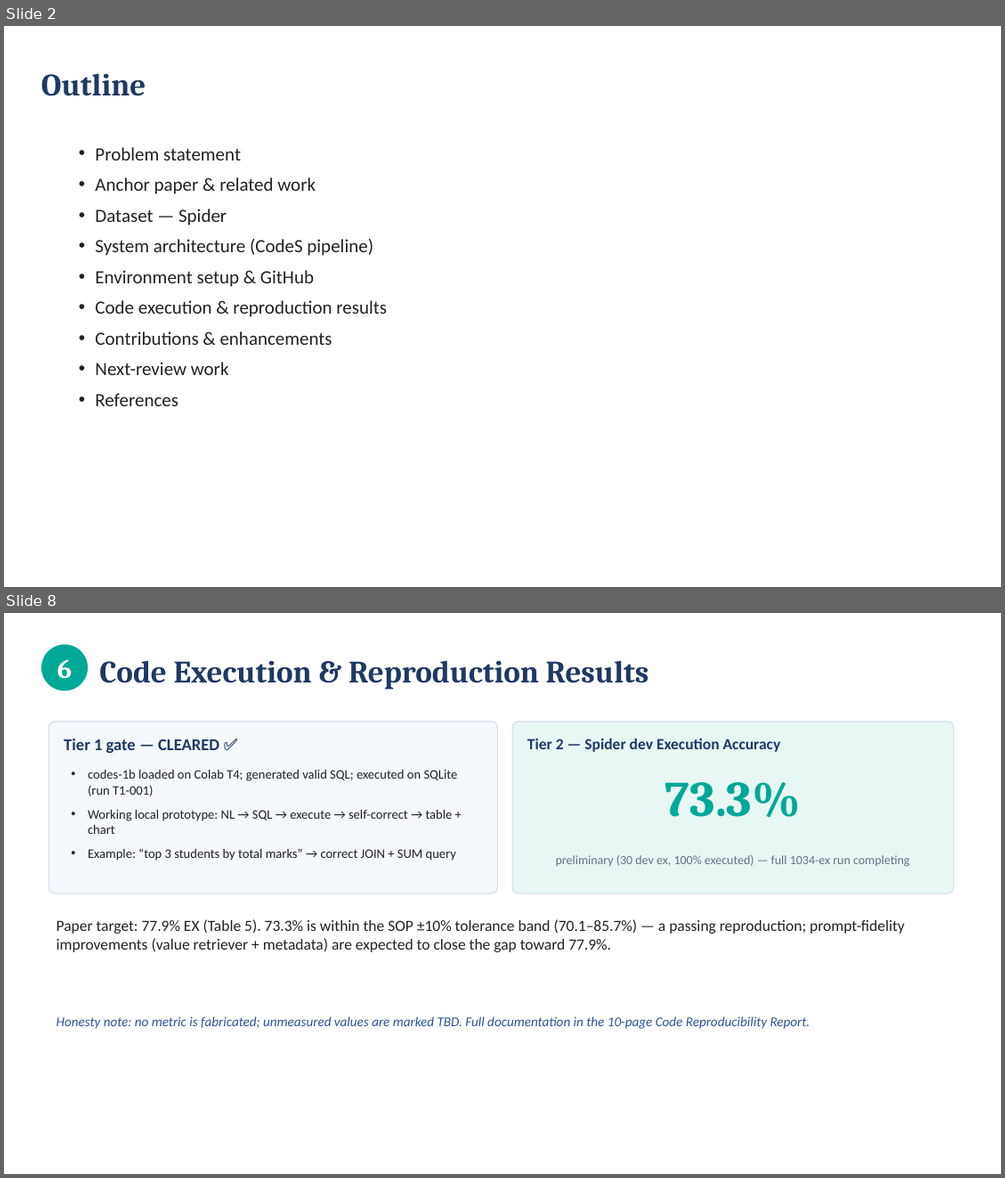
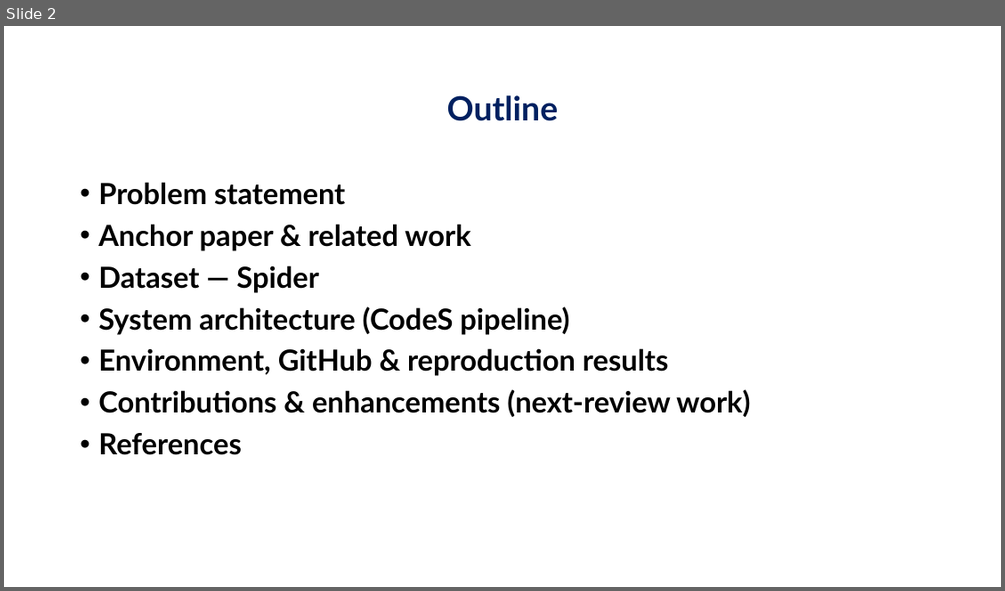
Before and after one commit to jayakanthh/QueryGenie, a slide deck: docs/reviews/Review2_QueryGenie.pptx. Shown one above the other, each under a label of ours: slides 2 and 8 before the commit, slide 2 after it; the slides between them are not shown. The pictures are 1005x1178 and 1005x591 pixels, drawn with LibreOffice and Linux fonts; fonts in the diff are those of the drawing; background and template pictures are left out. Boxes give left, top, right and bottom in pixels: in the first picture for what was removed or moved away, otherwise in the second. Text is boxed around its words. In the diff, an @@ line names an element or a change of style, - is before the commit and + after.

```diff
--- a/docs/reviews/Review2_QueryGenie.pptx
+++ b/docs/reviews/Review2_QueryGenie.pptx
@@ slide 8 removed at box(4, 613, 1001, 1174), background #FFFFFF @@
@@ ellipse removed at box(41, 644, 88, 690) @@
@@ text removed at box(57, 659, 72, 679) @@
-6
@@ text removed at box(99, 660, 649, 690) @@
-Code Execution & Reproduction Results
@@ rounded rectangle removed at box(48, 722, 498, 893) @@
@@ text removed at box(64, 738, 219, 753) @@
-Tier 1 gate — CLEARED ✅
@@ rounded rectangle removed at box(512, 722, 954, 893) @@
@@ text removed at box(527, 738, 781, 752) @@
-Tier 2 — Spider dev Execution Accuracy
@@ text removed at box(88, 770, 458, 860) @@
-• codes-1b loaded on Colab T4; generated valid SQL; executed on SQLite (run T1-001)
-• Working local prototype: NL → SQL → execute → self-correct → table + chart
-• Example: “top 3 students by total marks” → correct JOIN + SUM query
@@ text removed at box(665, 782, 801, 818) @@
-73.3%
@@ text removed at box(556, 855, 909, 867) @@
-preliminary (30 dev ex, 100% executed) — full 1034-ex run completing
@@ text removed at box(57, 919, 905, 952) @@
-Paper target: 77.9% EX (Table 5). 73.3% is within the SOP ±10% tolerance band (70.1–85.7%) — a passing reproduction; prompt-fidelity improvements (value retriever + metadata) are expected to close the gap toward 77.9%.
@@ text removed at box(57, 1016, 810, 1029) @@
-Honesty note: no metric is fabricated; unmeasured values are marked TBD. Full documentation in the 10-page Code Reproducibility Report.
@@ slide 2 changed as well @@
@@ title "Outline": place and size @@
-title "Outline" at box(41, 73, 146, 96)
+title "Outline" at box(447, 95, 558, 121)
@@ title "Outline" at box(447, 95, 558, 121): size 30 to 32 pt, font Cambria to Lato, text colour #1F3864 to #002060; alignment left to centre; line spacing 1 to 0.9 @@
@@ text "Problem statement": place and size @@
-text "Problem statement" at box(95, 147, 387, 406)
+text "Problem statement" at box(98, 182, 750, 455)
@@ text at box(98, 182, 569, 455): size 18 to 28 pt, font Calibri to Lato, text colour #222222 to #000000, bold on in "Problem statement", "Anchor paper & related work", "Dataset — Spider", "System architecture (CodeS pipeline)" and 1 more places; indent changed; line spacing 1 to 0.9; more space between paragraphs @@
@@ text at box(98, 348, 750, 417): text changed; size 18 to 28 pt; font Calibri to Lato; text colour #222222 to #000000; bold on @@
-• Environment setup & GitHub
-• Code execution & reproduction results
-• Contributions & enhancements
-• Next-review work
+• Environment, GitHub & reproduction results
+• Contributions & enhancements (next-review work)
```
Also in this commit, not shown: 5 other slides changed, 4 slides added, 4 other slides removed.
